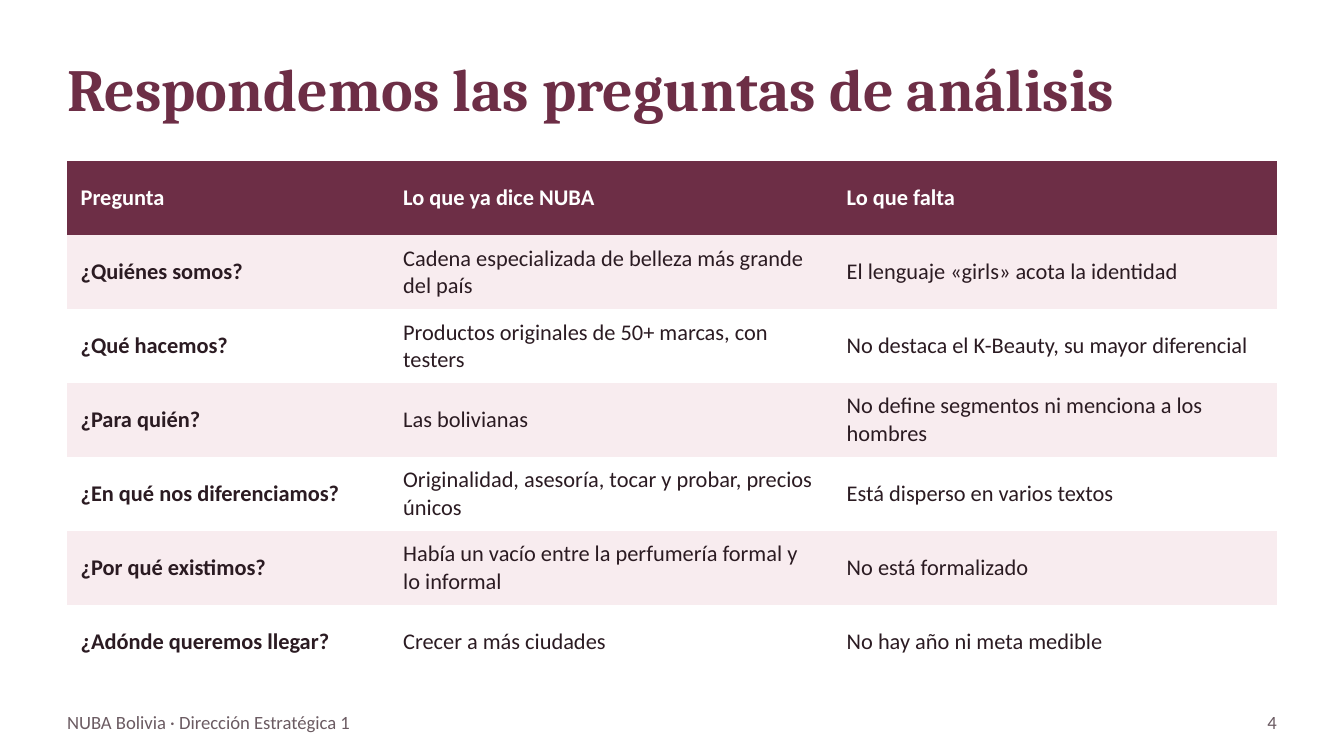
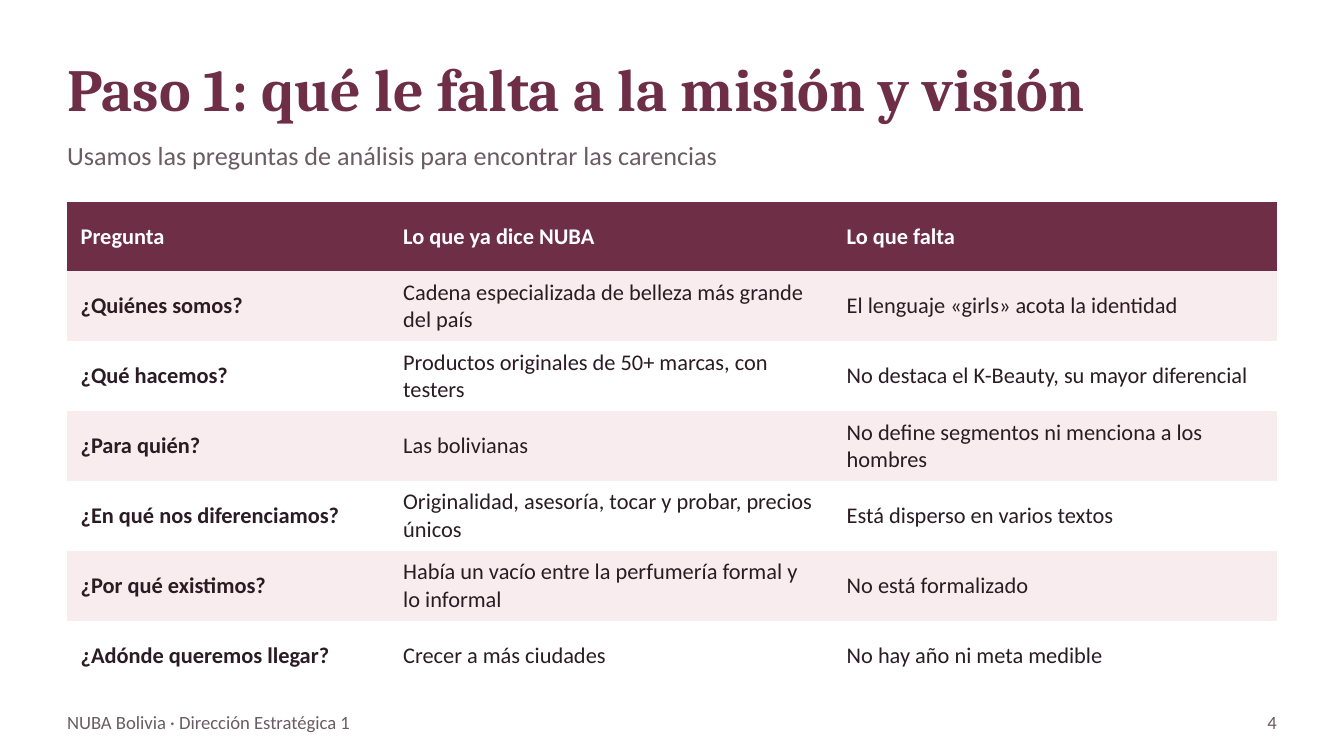
Before and after one commit to dholler01/SVDA, a slide deck: slide 4 of diapositivas/NUBA_Presentacion.pptx. Drawn at 1344x756 pixels with LibreOffice and Linux fonts; fonts in the diff are those of the drawing. Boxes give left, top, right and bottom in pixels: in the first picture for what was removed or moved away, otherwise in the second. Text is boxed around its words. In the diff, an @@ line names an element or a change of style, - is before the commit and + after.

```diff
--- a/diapositivas/NUBA_Presentacion.pptx
+++ b/diapositivas/NUBA_Presentacion.pptx
@@ text added at [67, 68, 1085, 124], 32 pt, text #6D2E46, bold @@
+Paso 1: qué le falta a la misión y visión
@@ text at [67, 147, 717, 170]: text changed; size 32 to 14 pt; font Cambria to Calibri; text colour #6D2E46 to #6B5B62; bold off @@
-Respondemos las preguntas de análisis
+Usamos las preguntas de análisis para encontrar las carencias
@@ table: place and size @@
-table at [67, 161, 1277, 657]
+table at [67, 202, 1277, 671]
```
Also in this commit, not shown: 8 other slides changed, 2 slides added, 1 other file.
